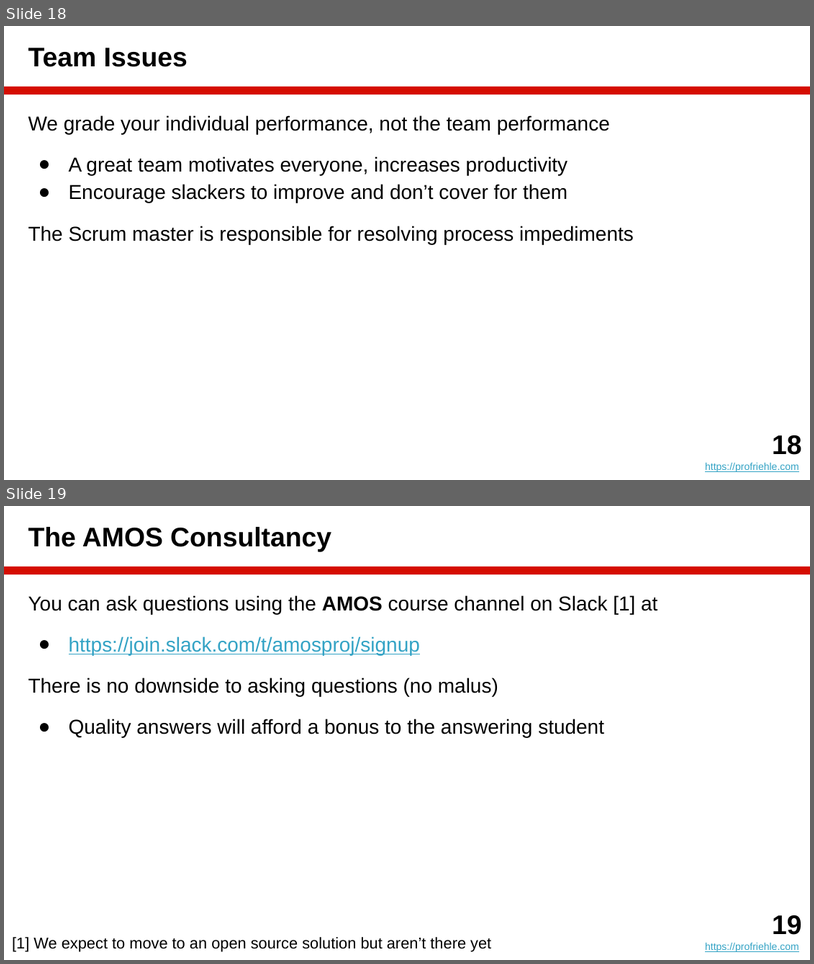
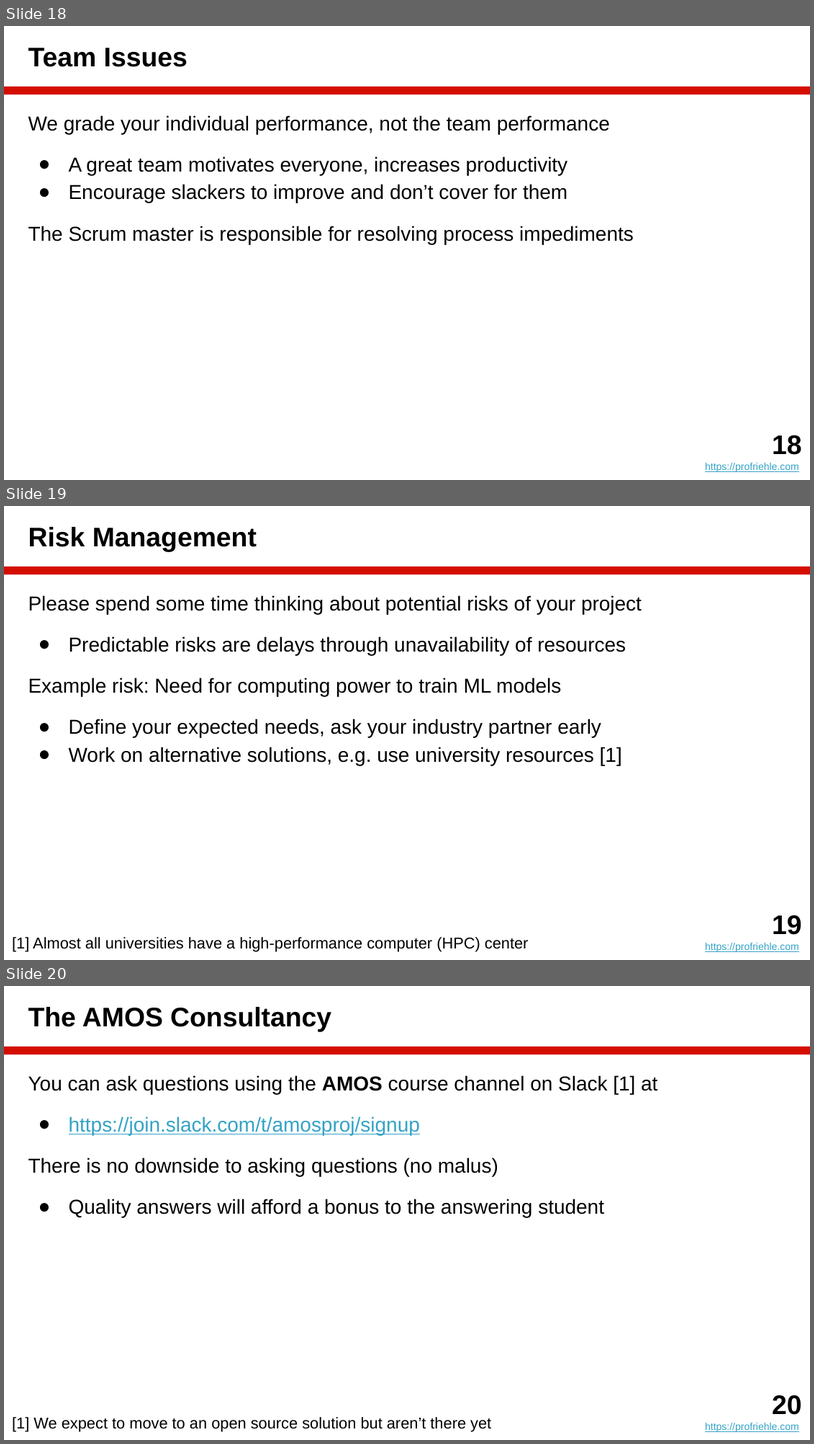
Before and after one commit to dirkriehle/amos-course, a slide deck: Lecture slides/AMOS A01 - Introduction.pptx. Shown one above the other, each under a label of ours: slides 18 and 19 before the commit, slides 18, 19 and 20 after it. The pictures are 814x964 and 814x1444 pixels, drawn with LibreOffice and Linux fonts; fonts in the diff are those of the drawing. Boxes give left, top, right and bottom in pixels: in the first picture for what was removed or moved away, otherwise in the second. Text is boxed around its words. In the diff, an @@ line names an element or a change of style, - is before the commit and + after.

```diff
--- a/Lecture slides/AMOS A01 - Introduction.pptx
+++ b/Lecture slides/AMOS A01 - Introduction.pptx
@@ slide 19 added at (x1=4, y1=506, x2=810, y2=960), background #FFFFFF; not listed: 1 template element that a slide beside it also shows @@
@@ title added at (x1=28, y1=527, x2=257, y2=552), 24 pt, text #000000, bold @@
+Risk Management
@@ text added at (x1=28, y1=595, x2=642, y2=765), 18 pt, text #000000 @@
+Please spend some time thinking about potential risks of your project
+● Predictable risks are delays through unavailability of resources
+Example risk: Need for computing power to train ML models
+● Define your expected needs, ask your industry partner early
+● Work on alternative solutions, e.g. use university resources [1]
@@ text added at (x1=705, y1=915, x2=802, y2=952), 9 pt, text #34A3C5, underline @@
+19
+https://profriehle.com
@@ text added at (x1=12, y1=937, x2=529, y2=952), 14 pt, text #000000 @@
+[1] Almost all universities have a high-performance computer (HPC) center
@@ what was slide 19 is now slide 20 @@
@@ text at (x1=772, y1=1395, x2=802, y2=1414): text changed @@
-19
+20
```
Also in this commit, not shown: 5 slides changed, 1 slide removed, 15 other files.
